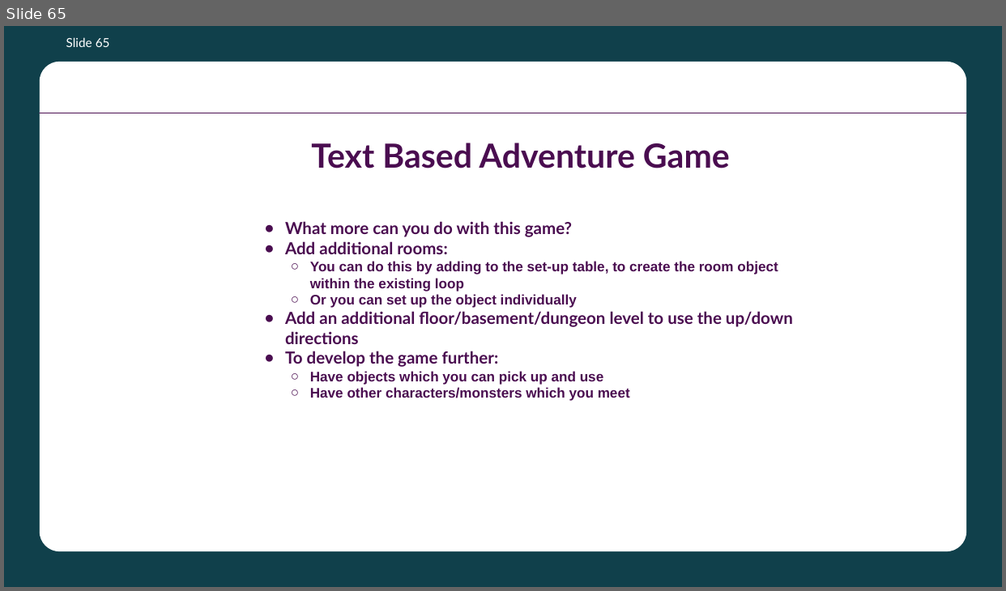
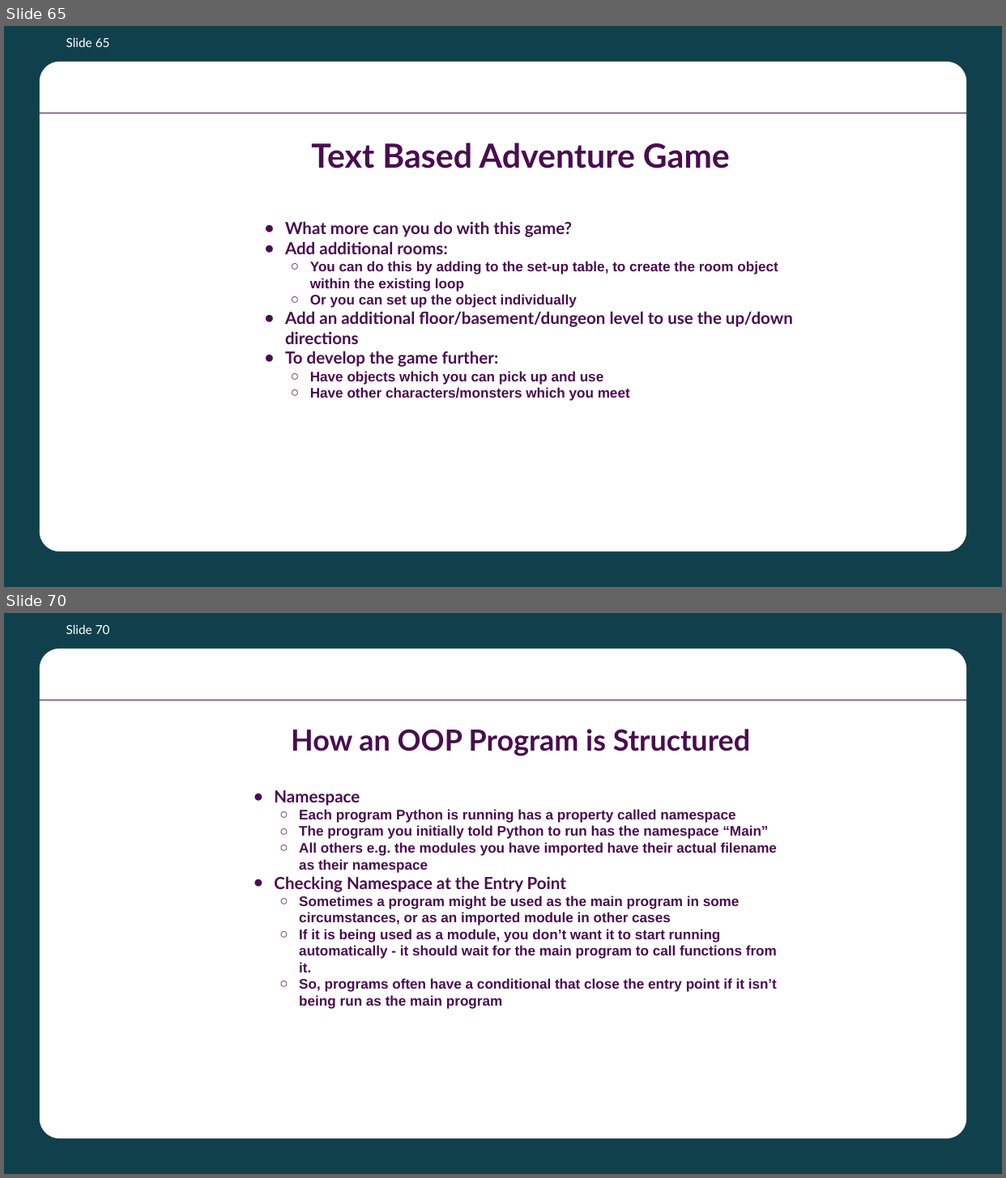
Before and after one commit to batecsw/OOP_class_work, a slide deck: Python OOP Course Presentation.pptx. Shown one above the other, each under a label of ours: slide 65 before the commit, slides 65 and 70 after it; the slides between them are not shown. The pictures are 1006x591 and 1006x1178 pixels, drawn with LibreOffice and Linux fonts; fonts in the diff are those of the drawing; background and template pictures are left out. Boxes give left, top, right and bottom in pixels: in the first picture for what was removed or moved away, otherwise in the second. Text is boxed around its words. In the diff, an @@ line names an element or a change of style, - is before the commit and + after.

```diff
--- a/Python OOP Course Presentation.pptx
+++ b/Python OOP Course Presentation.pptx
@@ slide 70 added at (4, 613, 1002, 1174), background #10404B; not listed: 2 template elements that a slide beside it also shows @@
@@ page number added at (66, 624, 110, 634), 18 pt, text #FFFFFF @@
+Slide 70
@@ title added at (291, 729, 750, 756), 42 pt, text #4A0D50, bold @@
+How an OOP Program is Structured
@@ title added at (274, 790, 777, 1009), 20 pt, text #4A0D50, bold @@
+● Namespace
+  ○ Each program Python is running has a property called namespace
+  ○ The program you initially told Python to run has the namespace “Main”
+  ○ All others e.g. the modules you have imported have their actual filename as their namespace
+● Checking Namespace at the Entry Point
+  ○ Sometimes a program might be used as the main program in some circumstances, or as an imported module in other cases
+  ○ If it is being used as a module, you don’t want it to start running automatically - it should wait for the main program to call functions from it.
+  ○ So, programs often have a conditional that close the entry point if it isn’t being run as the main program
```
Also in this commit, not shown: 11 other slides added, 1 other file.
